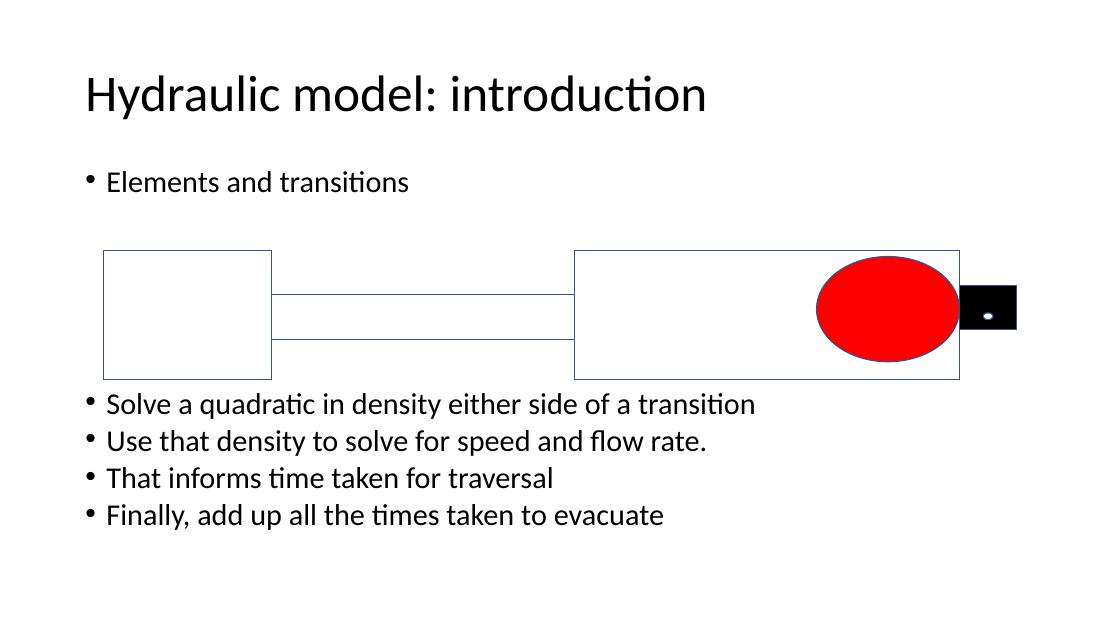
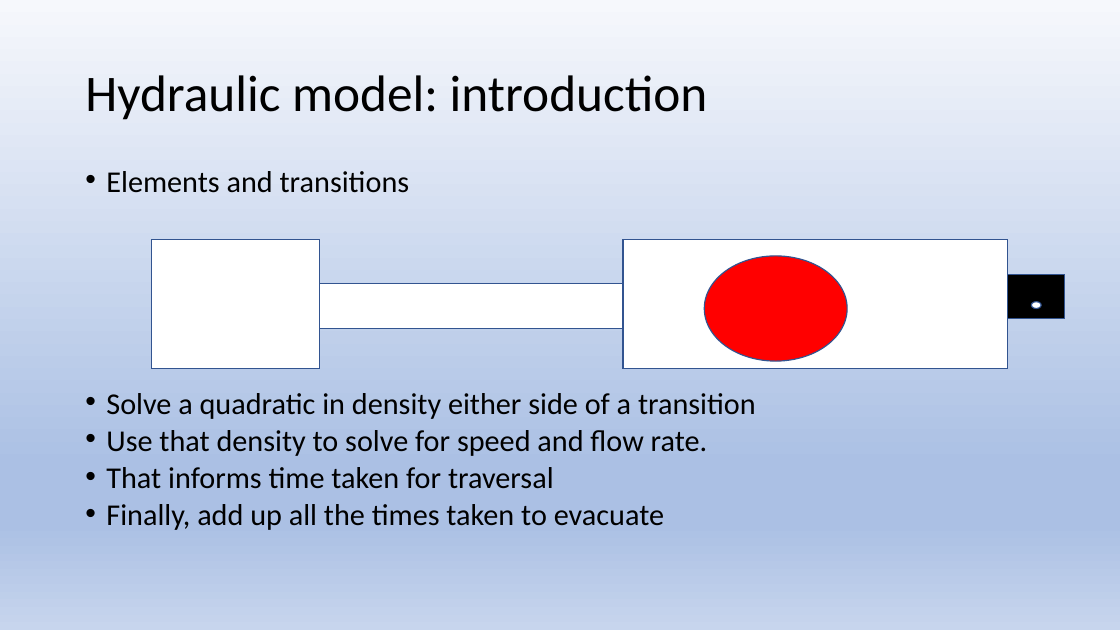
Before and after one commit to AlastairShipman1/HydraulicModel, a slide deck: slide 14 of Documents/Lecture outlines/Lecture 1/Lecture 1.pptx. Drawn at 1120x630 pixels with LibreOffice and Linux fonts; fonts in the diff are those of the drawing. Boxes give left, top, right and bottom in pixels: in the first picture for what was removed or moved away, otherwise in the second. Text is boxed around its words. In the diff, an @@ line names an element or a change of style, - is before the commit and + after.

```diff
--- a/Documents/Lecture outlines/Lecture 1/Lecture 1.pptx
+++ b/Documents/Lecture outlines/Lecture 1/Lecture 1.pptx
@@ background #FFFFFF to gradient #F6F8FC to #ABC0E4 to #C7D5ED @@
@@ ellipse: place and size @@
-ellipse at (817, 256, 960, 361)
+ellipse at (704, 256, 847, 361)
@@ 4 rectangles, 1 ellipse: place and size @@
-4 rectangles, 1 ellipse at (103, 250, 1017, 379)
+4 rectangles, 1 ellipse at (152, 239, 1065, 368)
```
Also in this commit, not shown: 22 other slides changed, 1 slide added, 12 other files.
